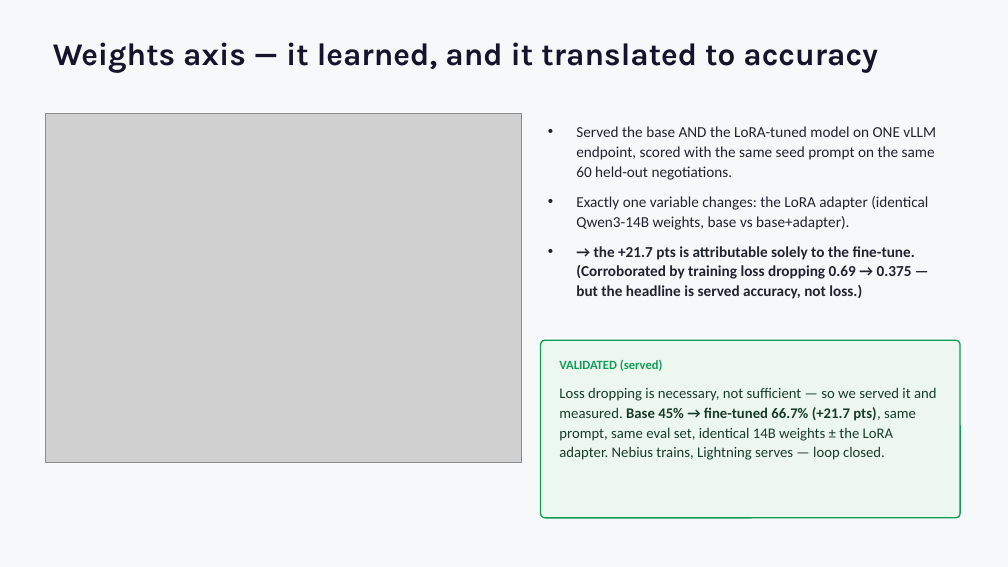
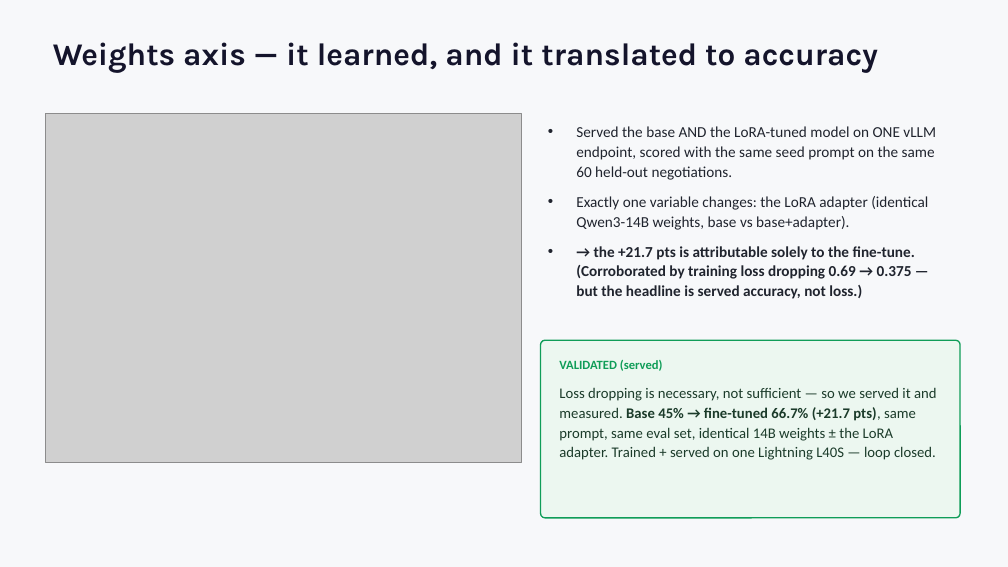
Before and after one commit to Leapfrogger-ai/oss-sia-haggle, a slide deck: slide 3 of demo/Haggle_SIA_Nebius.pptx. Drawn at 1008x567 pixels with LibreOffice and Linux fonts; fonts in the diff are those of the drawing; grey boxes stand for pictures. Boxes give left, top, right and bottom in pixels: in the first picture for what was removed or moved away, otherwise in the second. Text is boxed around its words. In the diff, an @@ line names an element or a change of style, - is before the commit and + after.

```diff
--- a/demo/Haggle_SIA_Nebius.pptx
+++ b/demo/Haggle_SIA_Nebius.pptx
@@ text at (559,387,937,460): text changed @@
-Loss dropping is necessary, not sufficient — so we served it and measured. Base 45% → fine-tuned 66.7% (+21.7 pts), same prompt, same eval set, identical 14B weights ± the LoRA adapter. Nebius trains, Lightning serves — loop closed.
+Loss dropping is necessary, not sufficient — so we served it and measured. Base 45% → fine-tuned 66.7% (+21.7 pts), same prompt, same eval set, identical 14B weights ± the LoRA adapter. Trained + served on one Lightning L40S — loop closed.
```
Also in this commit, not shown: 1 other slide changed, 6 other files.
